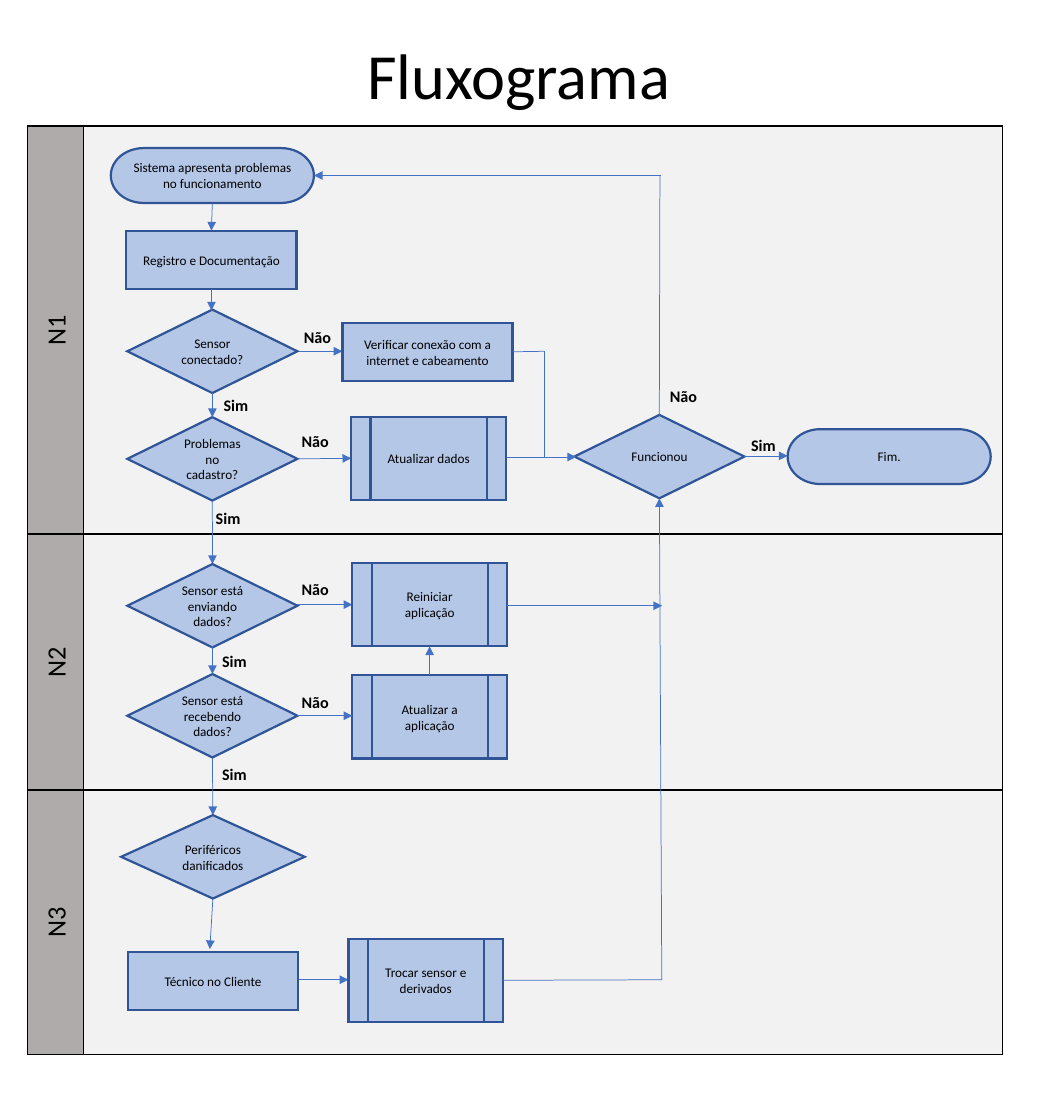
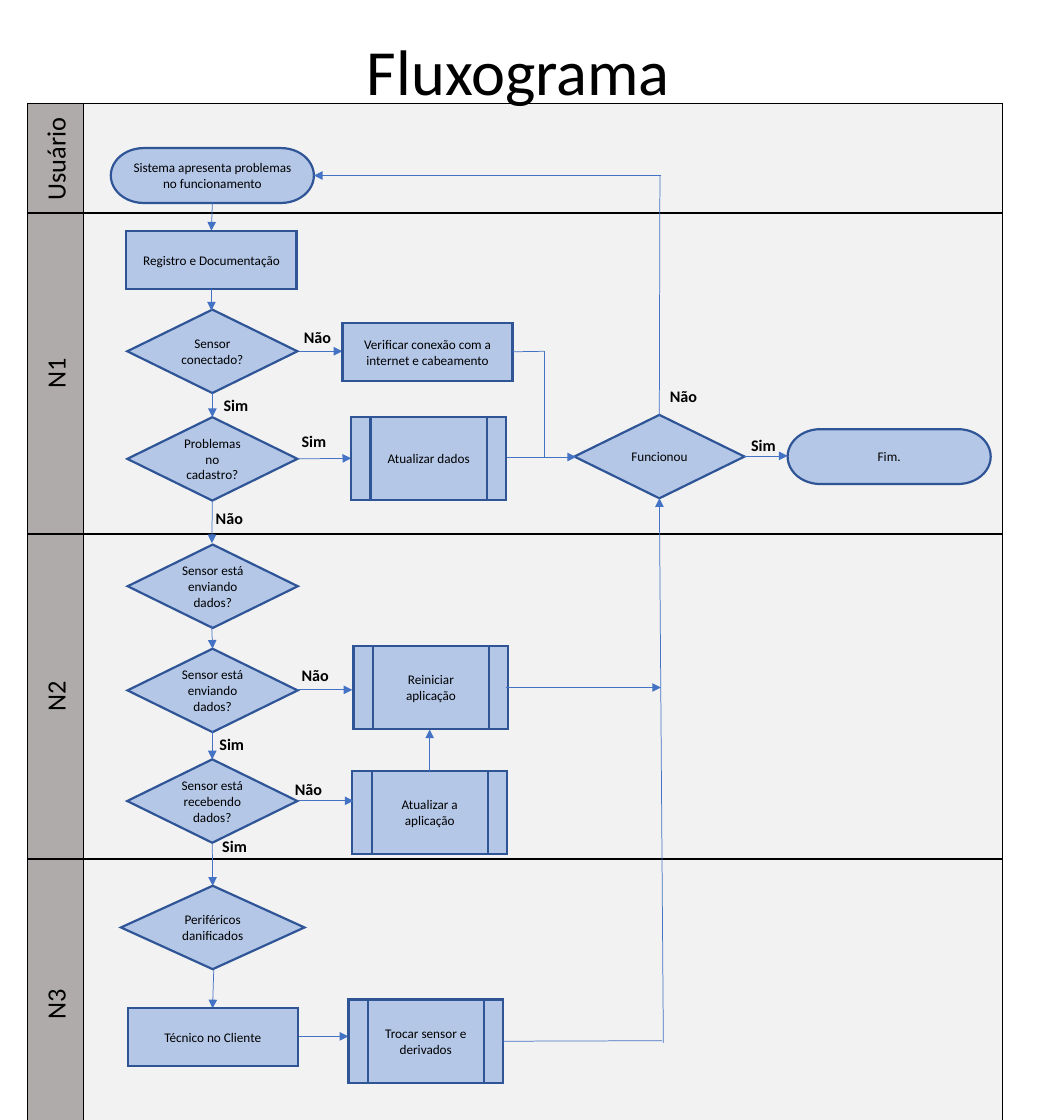
Before and after one commit to CoelhoRafael/Agro-Cane---Sprint-2, a slide deck: slide 1 of Agro Cane/Tecnologia da Informação/Fluxograma/Fluxograma.pptx. Drawn at 1037x1120 pixels with LibreOffice and Linux fonts; fonts in the diff are those of the drawing. Boxes give left, top, right and bottom in pixels: in the first picture for what was removed or moved away, otherwise in the second. Text is boxed around its words. In the diff, an @@ line names an element or a change of style, - is before the commit and + after.

Commit message:
atualizando o fluxograma

```diff
--- a/Agro Cane/Tecnologia da Informação/Fluxograma/Fluxograma.pptx
+++ b/Agro Cane/Tecnologia da Informação/Fluxograma/Fluxograma.pptx
@@ text "Fluxograma": place and size @@
-text "Fluxograma" at (367, 54, 670, 110)
+text "Fluxograma" at (367, 50, 670, 106)
@@ rectangle added at (27, 103, 83, 215), fill #AFABAB, outline #000000 1 pt @@
@@ rectangle added at (83, 103, 1002, 215), fill #F2F2F2, outline #000000 1 pt @@
@@ text added at (41, 126, 73, 198), 18 pt, text #000000 @@
+Usuário
@@ rectangle: place and size @@
-rectangle at (27, 126, 83, 534)
+rectangle at (27, 213, 83, 533)
@@ text "N1": place and size @@
-text "N1" at (41, 318, 73, 343)
+text "N1" at (41, 361, 73, 386)
@@ rectangle: place and size @@
-rectangle at (83, 126, 1002, 534)
+rectangle at (83, 213, 1002, 533)
@@ text at (302, 436, 327, 447): text changed @@
-Não
+Sim
@@ arrow moved from (213, 501) - (213, 564) to (213, 501) - (212, 544) @@
@@ arrow moved from (662, 980) - (660, 498) to (664, 1043) - (660, 498) @@
@@ rectangle: place and size @@
-rectangle at (27, 534, 83, 790)
+rectangle at (27, 534, 83, 859)
@@ text "N2": place and size @@
-text "N2" at (41, 650, 73, 675)
+text "N2" at (41, 684, 73, 709)
@@ rectangle: place and size @@
-rectangle at (83, 534, 1002, 790)
+rectangle at (83, 534, 1002, 859)
@@ text at (216, 513, 243, 524): text changed @@
-Sim
+Não
@@ diamond added at (128, 545, 297, 628), fill #B4C7E7, outline #2F5597 1.5 pt, 9 pt, text #000000 @@
+Sensor está enviando dados?
@@ arrow added from (212, 625) to (213, 649), #4472C4 0.5 pt @@
@@ arrow moved from (507, 606) - (662, 606) to (506, 688) - (661, 688) @@
@@ text "Sim": place and size @@
-text "Sim" at (222, 655, 247, 667)
+text "Sim" at (219, 739, 244, 750)
@@ arrow moved from (430, 676) - (430, 646) to (430, 771) - (430, 729) @@
@@ text "Não" rewrapped from (302, 697, 329, 708) to (295, 784, 322, 800) @@
@@ flow chart predefined process "Atualizar a aplicação": place and size @@
-flow chart predefined process "Atualizar a aplicação" at (352, 676, 507, 759)
+flow chart predefined process "Atualizar a aplicação" at (352, 771, 507, 855)
@@ 3 arrows, 2 diamonds, 1 text, 1 flow chart predefined process: place and size @@
-3 arrows, 2 diamonds, 1 text, 1 flow chart predefined process at (128, 563, 507, 758)
+3 arrows, 2 diamonds, 1 text, 1 flow chart predefined process at (128, 646, 509, 843)
@@ text "Sim": place and size @@
-text "Sim" at (222, 768, 247, 780)
+text "Sim" at (222, 840, 247, 852)
@@ rectangle: place and size @@
-rectangle at (27, 790, 83, 1055)
+rectangle at (27, 859, 83, 1120)
@@ text "N3": place and size @@
-text "N3" at (41, 910, 73, 935)
+text "N3" at (41, 993, 73, 1017)
@@ rectangle: place and size @@
-rectangle at (83, 790, 1002, 1055)
+rectangle at (83, 859, 1002, 1120)
@@ arrow moved from (213, 758) - (213, 816) to (212, 843) - (213, 886) @@
@@ diamond "Periféricos danificados": place and size @@
-diamond "Periféricos danificados" at (121, 816, 305, 899)
+diamond "Periféricos danificados" at (121, 886, 305, 970)
@@ arrow moved from (213, 899) - (210, 950) to (214, 968) - (213, 1009) @@
@@ rectangle "Técnico no Cliente": place and size @@
-rectangle "Técnico no Cliente" at (128, 952, 297, 1010)
+rectangle "Técnico no Cliente" at (128, 1009, 297, 1067)
@@ flow chart predefined process "Trocar sensor e derivados": place and size @@
-flow chart predefined process "Trocar sensor e derivados" at (349, 939, 504, 1022)
+flow chart predefined process "Trocar sensor e derivados" at (349, 1000, 504, 1083)
@@ arrow moved from (294, 980) - (349, 980) to (294, 1037) - (349, 1037) @@
@@ line moved from (504, 980) - (662, 980) to (504, 1041) - (662, 1041) @@
```
Also in this commit, not shown: 1 slide added, 27 other files.
